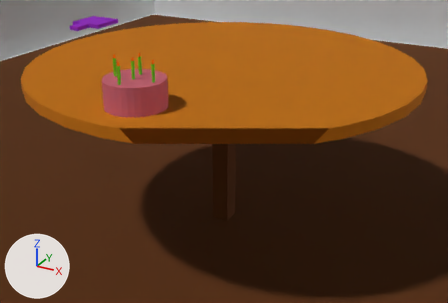
Before and after pictures for a commit that changed the Blender file assets/birthday.blend.
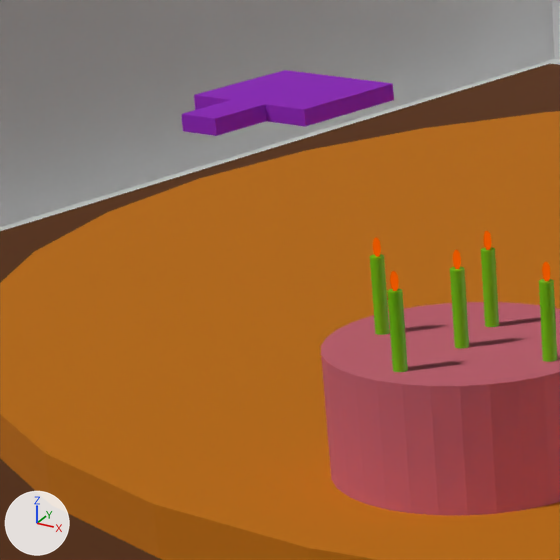
Each version appears first from a 50 mm lens placed at (2.244, -4.081, 2.837), pointed at (0.51, -0.929, 1.261), and next in a close-up on the part from 6% to 35% of the width and 0% to 42% of the height. The lights are fixed; the arrows at lower left show +X, +Y and +Z. Everything nearer to the camera than a plane just in front of the edit is cut away.
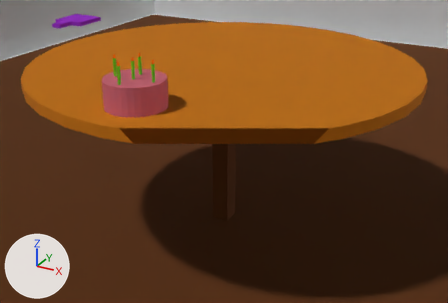
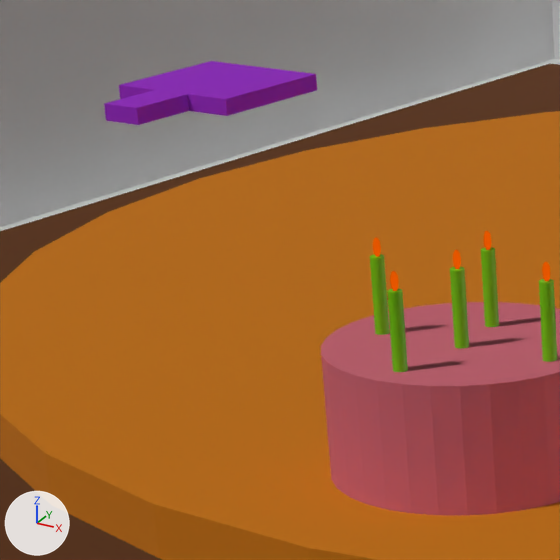
Pixel boxes (x1, y1, x2, y2) of what changed, in the close-ups (560 x 560 px):
'Paddle', moved: before (181, 70, 394, 136); after (104, 61, 317, 125)

Diff of the bpy script that builds the scene:
```diff
--- a/assets/birthday.blend.py
+++ b/assets/birthday.blend.py
@@ ob_paddle @@
 ob_paddle = bpy.data.objects.new('Paddle', me_cube_008)
-ob_paddle.location = (-0.365, -1.024, 2.006)
+ob_paddle.location = (-0.507, -1.024, 2.006)
 ob_paddle.scale = (0.1, 0.1, 0.012)
```
